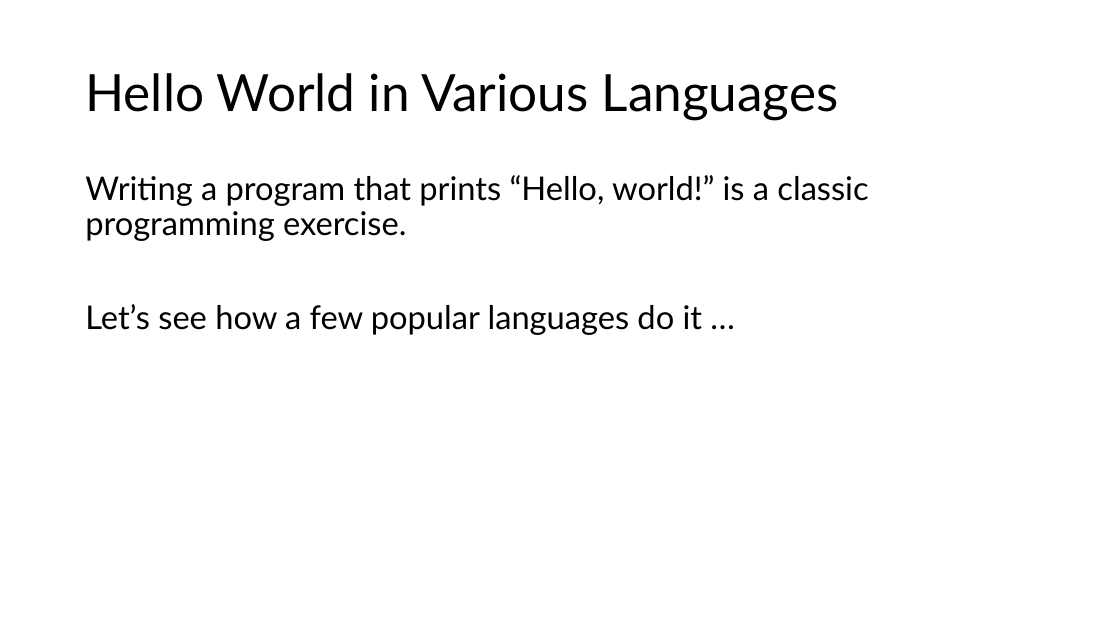
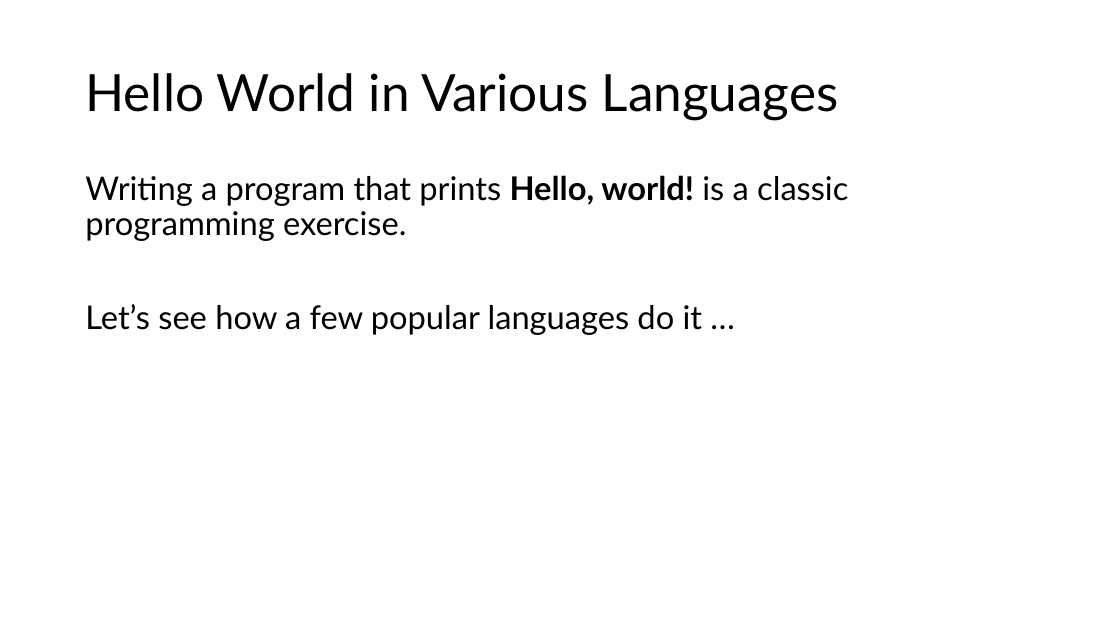
Before and after one commit to tjd1234/cmpt120spring2026, a slide deck: slide 7 of lecture_notes/chapter1/chapter1.pptx (slide 6 before the commit). Drawn at 1120x630 pixels with LibreOffice and Linux fonts; fonts in the diff are those of the drawing. Boxes give left, top, right and bottom in pixels: in the first picture for what was removed or moved away, otherwise in the second. Text is boxed around its words. In the diff, an @@ line names an element or a change of style, - is before the commit and + after.

```diff
--- a/lecture_notes/chapter1/chapter1.pptx
+++ b/lecture_notes/chapter1/chapter1.pptx
@@ text at bbox=[85, 175, 848, 241]: text changed @@
-Writing a program that prints “Hello, world!” is a classic programming exercise.
+Writing a program that prints Hello, world! is a classic programming exercise.
```
Also in this commit, not shown: 12 other slides changed, 1 slide added, 3 other files.
